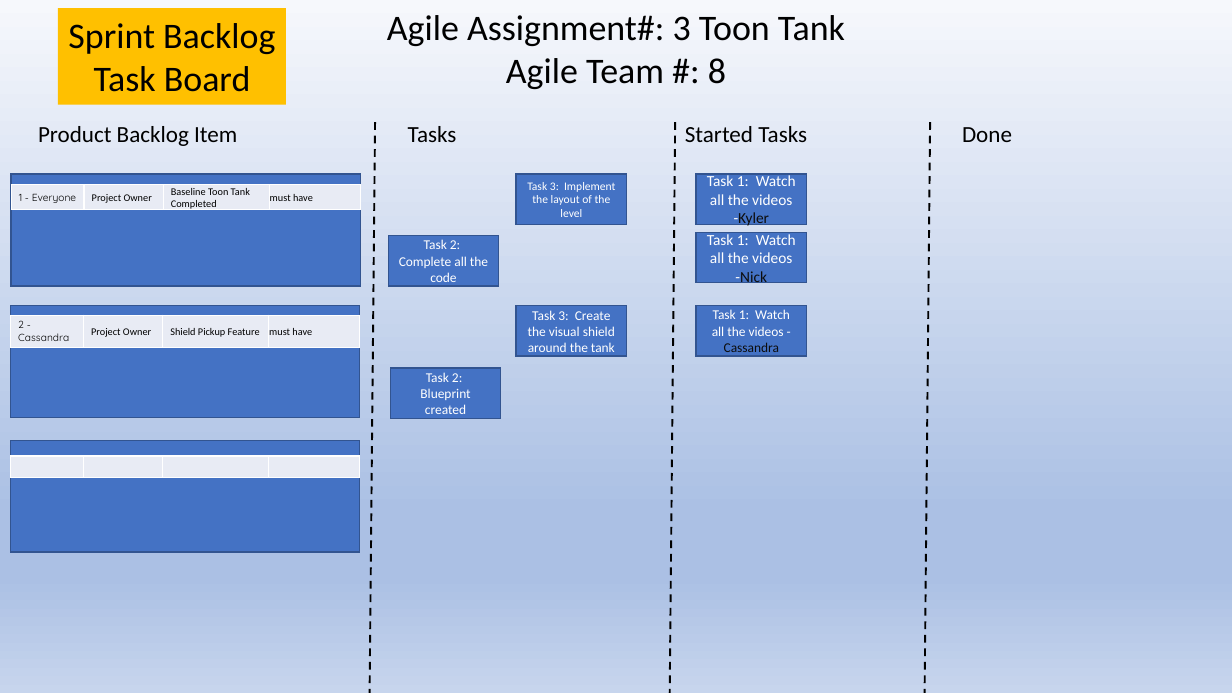
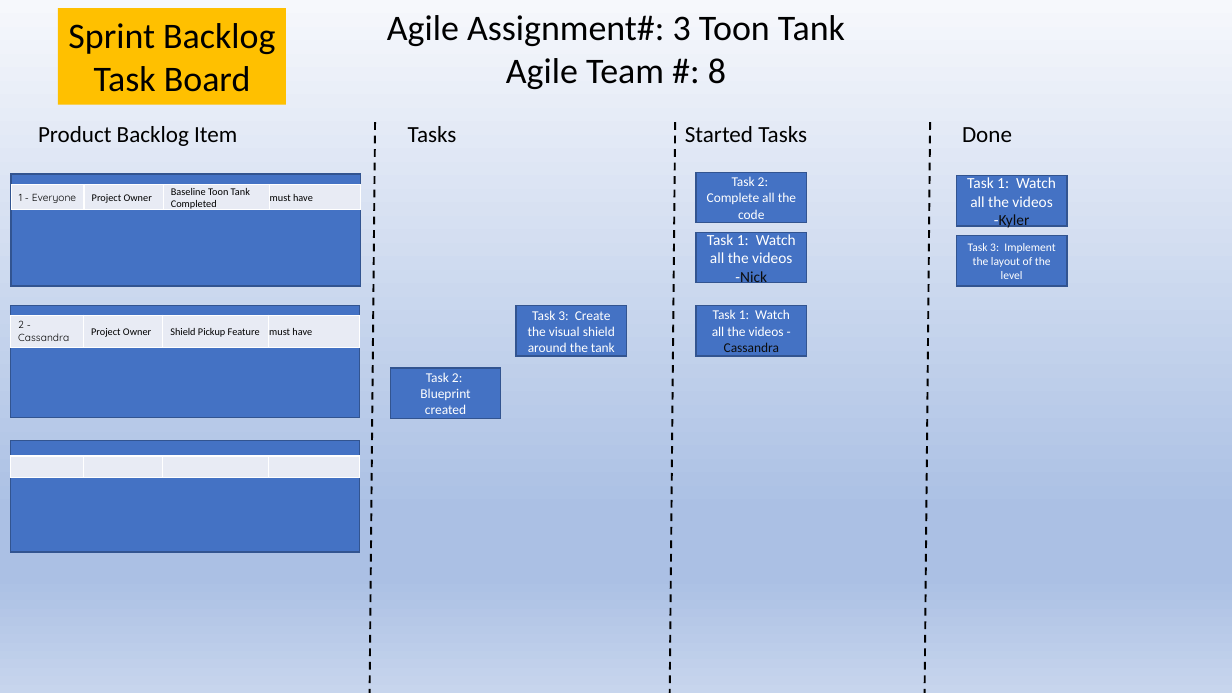
Before and after one commit to tootgod/agile3, a slide deck: slide 1 of sprint_task_board_Agile_3.pptx. Drawn at 1232x693 pixels with LibreOffice and Linux fonts; fonts in the diff are those of the drawing. Boxes give left, top, right and bottom in pixels: in the first picture for what was removed or moved away, otherwise in the second. Text is boxed around its words. In the diff, an @@ line names an element or a change of style, - is before the commit and + after.

```diff
--- a/sprint_task_board_Agile_3.pptx
+++ b/sprint_task_board_Agile_3.pptx
@@ rectangle "Task 2: Complete all the ..." moved from (x1=388, y1=236, x2=499, y2=287) to (x1=696, y1=173, x2=807, y2=224) @@
@@ rectangle "Task 1: Watch all the ..." moved from (x1=696, y1=174, x2=807, y2=225) to (x1=957, y1=176, x2=1067, y2=226) @@
@@ rectangle "Task 3: Implement the layout ..." moved from (x1=517, y1=174, x2=628, y2=225) to (x1=957, y1=236, x2=1067, y2=287) @@
```
Also in this commit, not shown: 9 other files.
